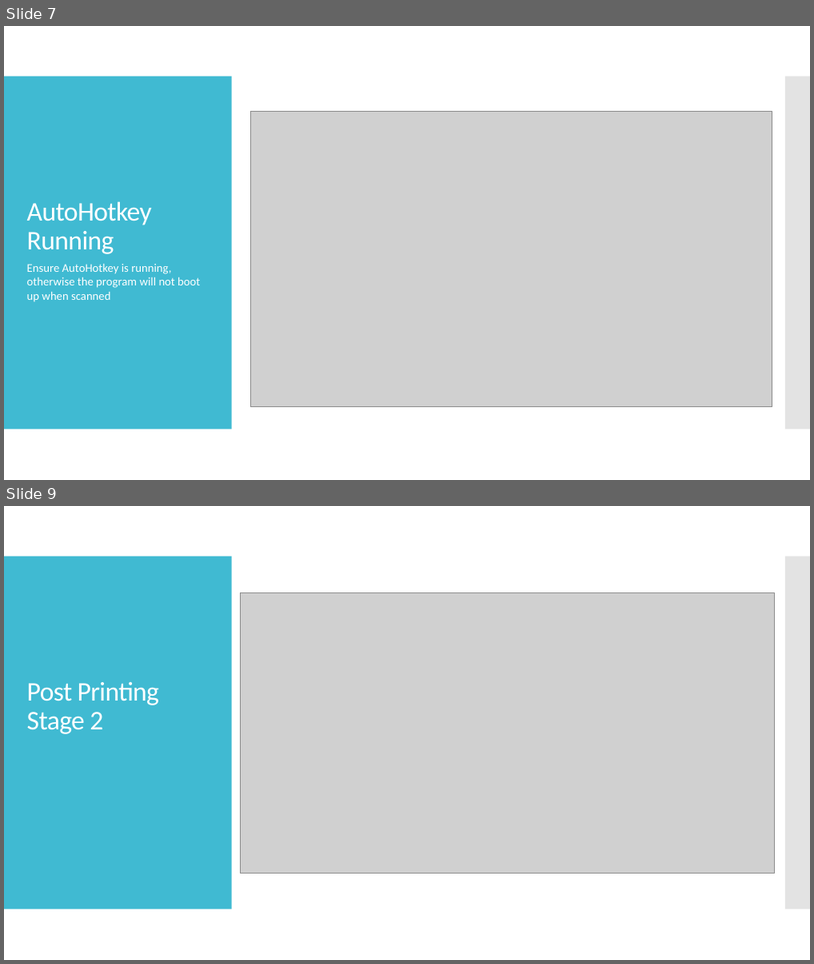
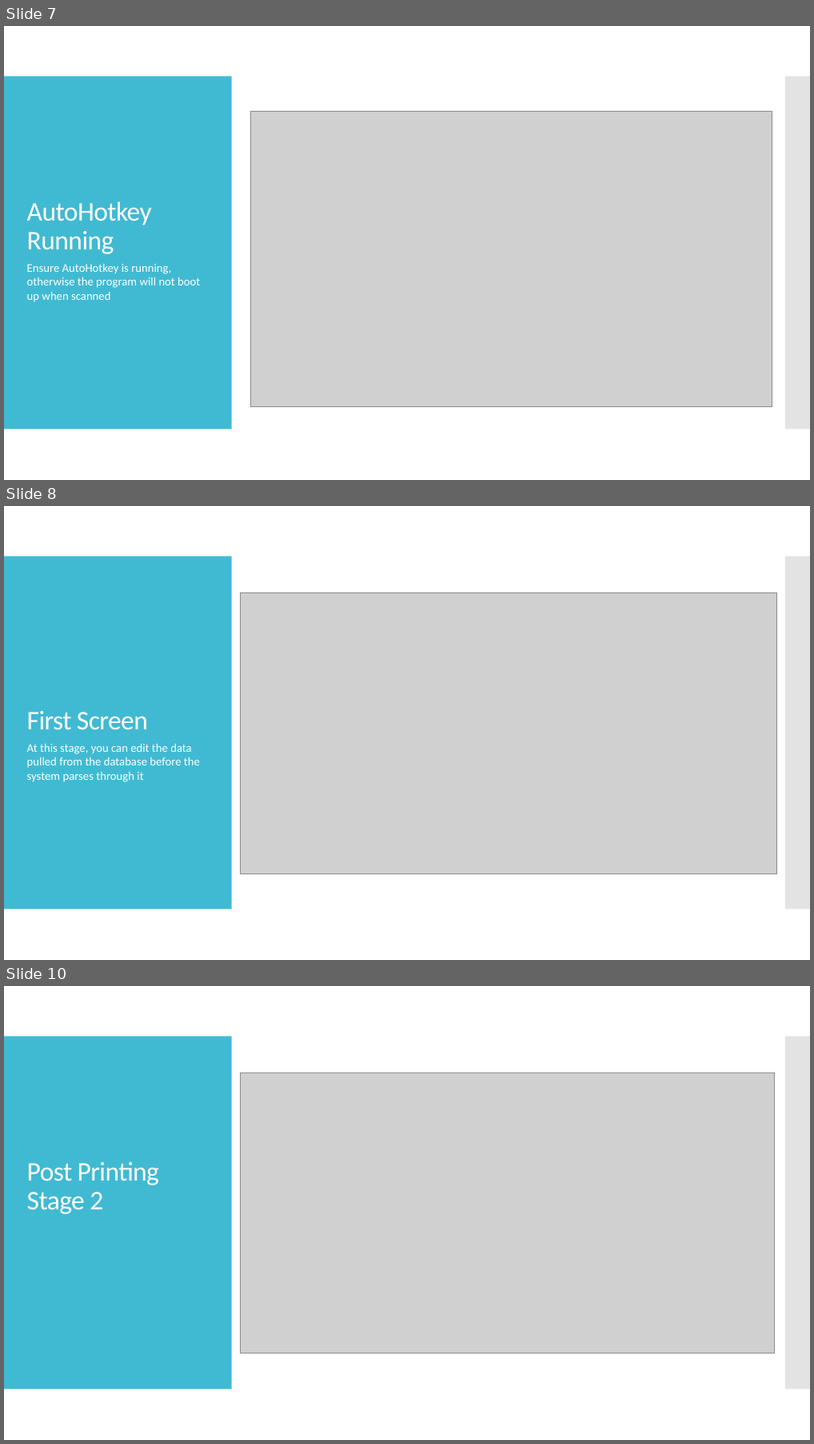
Before and after one commit to pixustechnologies/labelSerialNumberProject, a slide deck: LabelSerialNumberOverview.pptx. Shown one above the other, each under a label of ours: slides 7 and 9 before the commit, slides 7, 8 and 10 after it; the slides between them are not shown. The pictures are 814x964 and 814x1444 pixels, drawn with LibreOffice and Linux fonts; fonts in the diff are those of the drawing; grey boxes stand for pictures. Boxes give left, top, right and bottom in pixels: in the first picture for what was removed or moved away, otherwise in the second. Text is boxed around its words. In the diff, an @@ line names an element or a change of style, - is before the commit and + after.

```diff
--- a/LabelSerialNumberOverview.pptx
+++ b/LabelSerialNumberOverview.pptx
@@ slide 8 added at (4, 506, 810, 960), background #FFFFFF; not listed: 2 template elements that a slide beside it also shows @@
@@ picture added at (240, 592, 777, 874) @@
@@ title added at (27, 711, 148, 730), 32 pt, text #FFFFFF @@
+First Screen
@@ text added at (27, 743, 200, 782), 14 pt, text #FFFFFF @@
+At this stage, you can edit the data pulled from the database before the system parses through it
@@ what was slide 9 is now slide 10 @@
```
Also in this commit, not shown: 4 slides changed, 10 other files.
